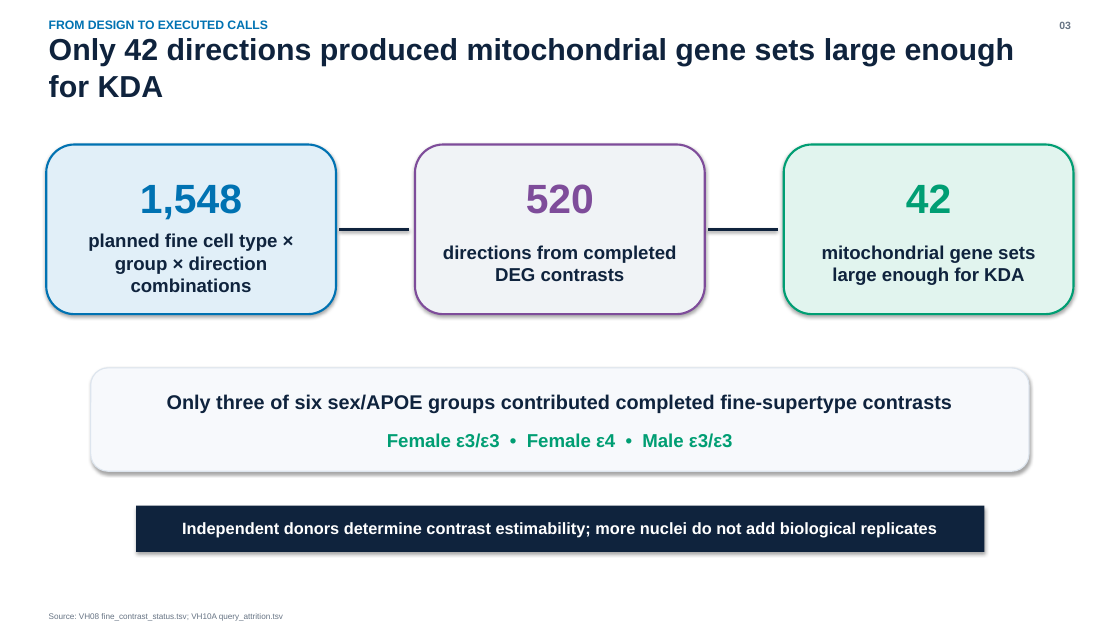
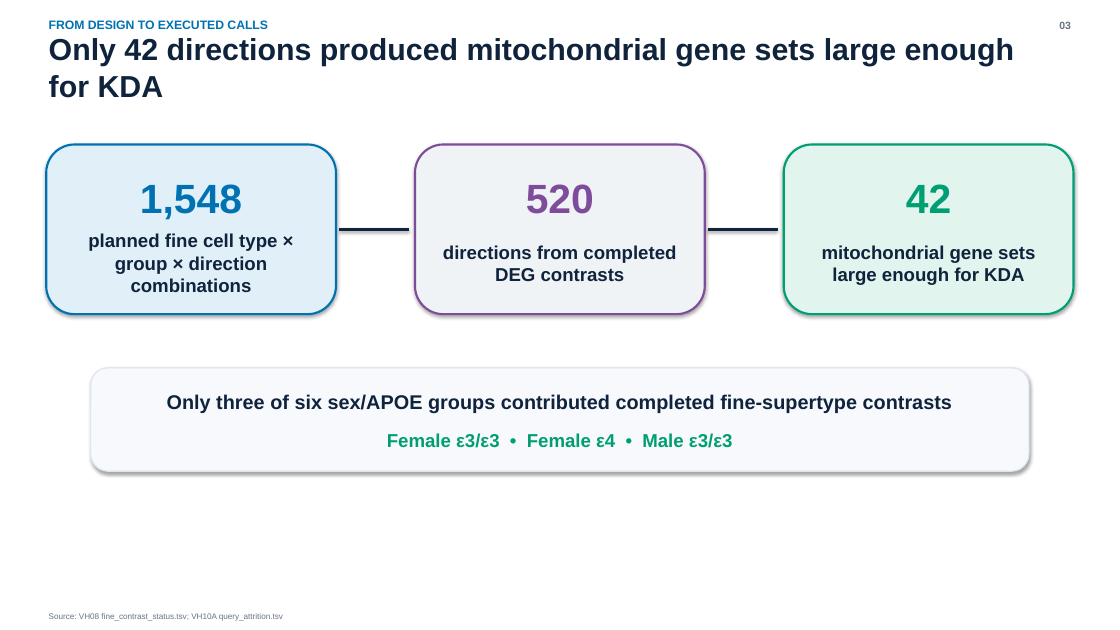
Before and after one commit to ericzhuang2010/alzheimer, a slide deck: slide 3 of docs/presentations/seaad_rosmap_human_validation_08252026.pptx. Drawn at 1120x630 pixels with LibreOffice and Linux fonts; fonts in the diff are those of the drawing. Boxes give left, top, right and bottom in pixels: in the first picture for what was removed or moved away, otherwise in the second. Text is boxed around its words. In the diff, an @@ line names an element or a change of style, - is before the commit and + after.

```diff
--- a/docs/presentations/seaad_rosmap_human_validation_08252026.pptx
+++ b/docs/presentations/seaad_rosmap_human_validation_08252026.pptx
@@ rectangle removed at (136,506,985,552) @@
@@ text removed at (182,522,937,537) @@
-Independent donors determine contrast estimability; more nuclei do not add biological replicates
```
Also in this commit, not shown: 4 other files.
